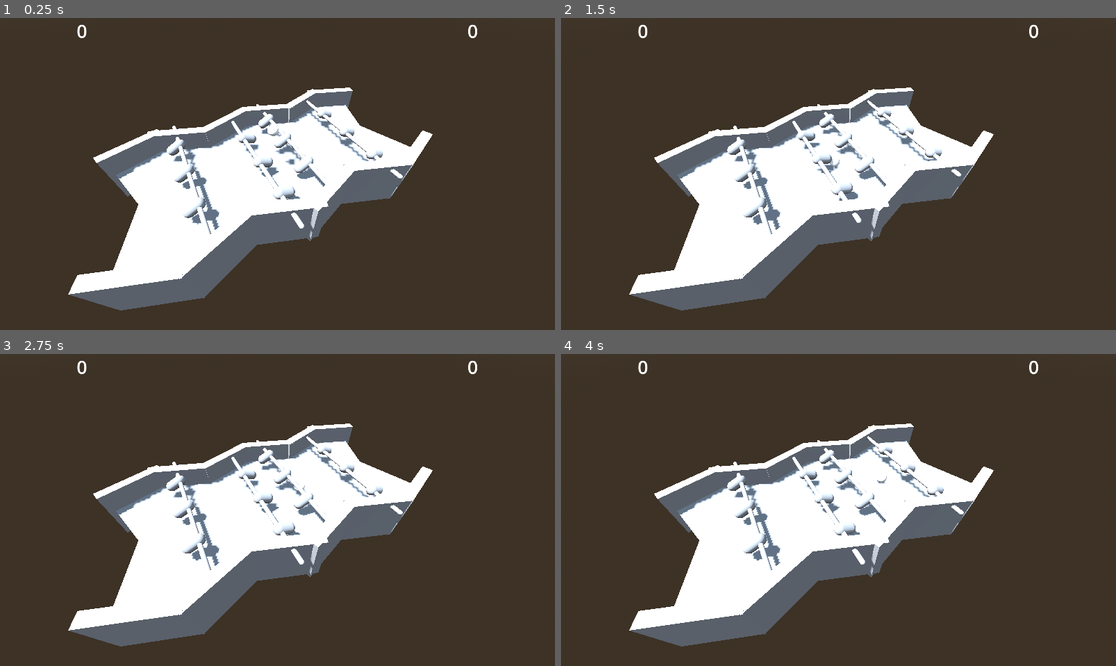
Above: before the commit, frames 1-4 (two rows, left to right).
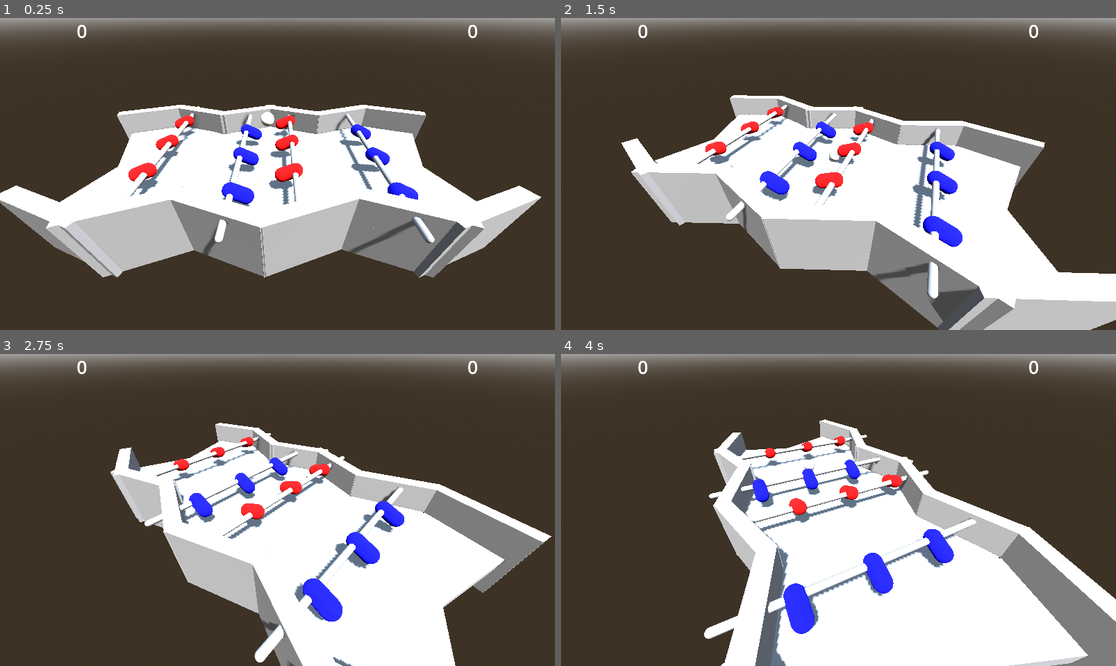
Above: after the commit, the same moments.

Repository: solacite/french-baby-feet
Game: Godot game, scene res://ui.tscn
Two runs of this game, one before a commit and one after it. Both use one fixed random seed, a clock stepped at 60 frames per second and the inputs below.
Inputs:
- Up to frame 1 (0.25 s): no input
- Up to frame 2 (1.5 s): tap Q (0) at 0.6 s; tap W (1) at 0.8, 1.35 s
- Up to frame 3 (2.75 s): tap O (2) at 1.55, 2.1 s; tap P (3) at 2.3 s
- Up to frame 4 (4 s): tap P (3) at 2.85 s; tap Q (0) at 3.05, 3.6 s; tap W (1) at 3.8 s

The runs differ from the first frame. In frame 1, 38% of the frame differs, in the area x 0-100%, y 0-94%; in frame 2, 42%; in frame 3, 42%; in frame 4, 46%, in the area x 0-100%, y 0-100%.

Commit message:
just use this lol

Diff:
--- a/im_node.tscn
+++ b/im_node.tscn
@@ -67,7 +67,11 @@
 radius = 0.2
 height = 15.0
 
-[sub_resource type="CapsuleMesh" id="CapsuleMesh_2ovx0"]
+[sub_resource type="StandardMaterial3D" id="StandardMaterial3D_m7ivn"]
+albedo_color = Color(1, 0, 0, 1)
+
+[sub_resource type="CapsuleMesh" id="CapsuleMesh_qhmma"]
+material = SubResource("StandardMaterial3D_m7ivn")
 
 [sub_resource type="CapsuleShape3D" id="CapsuleShape3D_m7ivn"]
 
@@ -75,18 +79,18 @@
 radius = 0.2
 height = 12.0
 
-[sub_resource type="Curve3D" id="Curve3D_droyi"]
-_data = {
-"points": PackedVector3Array(0, 0, 0, 0, 0, 0, -13.632731, 15.118021, -16.739075, 0, 0, 0, 0, 0, 0, 0, 0, 0),
-"tilts": PackedFloat32Array(0, 0)
-}
-point_count = 2
+[sub_resource type="StandardMaterial3D" id="StandardMaterial3D_jv6xn"]
+albedo_color = Color(0, 0, 1, 1)
+
+[sub_resource type="CapsuleMesh" id="CapsuleMesh_2ovx0"]
+material = SubResource("StandardMaterial3D_jv6xn")
 
 [sub_resource type="BoxShape3D" id="BoxShape3D_mibtd"]
 size = Vector3(15, 10, 1)
 
 [node name="Main" type="Node3D" unique_id=18269128 groups=["Main"]]
 script = ExtResource("1_m7ivn")
+cam_rotate_speed = 0.3
 ball_impulse = 2.0
 
 [node name="DirectionalLight3D" type="DirectionalLight3D" parent="." unique_id=1444006833]
@@ -243,15 +247,15 @@
 
 [node name="MeshInstance3D2" type="MeshInstance3D" parent="P1/Backline" unique_id=1282113013]
 transform = Transform3D(1, 0, 0, 0, 1, 0, 0, 0, 1, 0, -0.45430517, 0)
-mesh = SubResource("CapsuleMesh_2ovx0")
+mesh = SubResource("CapsuleMesh_qhmma")
 
 [node name="MeshInstance3D3" type="MeshInstance3D" parent="P1/Backline" unique_id=1369122513]
 transform = Transform3D(1, 0, 0, 0, 1, 0, 0, 0, 1, 4, -0.454, 0)
-mesh = SubResource("CapsuleMesh_2ovx0")
+mesh = SubResource("CapsuleMesh_qhmma")
 
 [node name="MeshInstance3D4" type="MeshInstance3D" parent="P1/Backline" unique_id=1581223043]
 transform = Transform3D(1, 0, 0, 0, 1, 0, 0, 0, 1, -4, -0.454, 0)
-mesh = SubResource("CapsuleMesh_2ovx0")
+mesh = SubResource("CapsuleMesh_qhmma")
 
 [node name="CollisionShape3D" type="CollisionShape3D" parent="P1/Backline" unique_id=94048992]
 transform = Transform3D(1, 0, 0, 0, 1, 0, 0, 0, 1, 0, -0.45, 0)
@@ -277,23 +281,22 @@
 mesh = SubResource("CapsuleMesh_ejafs")
 
 [node name="MeshInstance3D2" type="MeshInstance3D" parent="P1/Frontline" unique_id=123549465]
-transform = Transform3D(1, 0, 0, 0, 1, 0, 0, 0, 1, 0, -0.45430517, 0)
-mesh = SubResource("CapsuleMesh_2ovx0")
+transform = Transform3D(1, 0, 0, 0, 1, 0, 0, 0, 1, 0, -0.45, 0)
+mesh = SubResource("CapsuleMesh_qhmma")
 
 [node name="MeshInstance3D3" type="MeshInstance3D" parent="P1/Frontline" unique_id=1165400298]
-transform = Transform3D(1, 0, 0, 0, 1, 0, 0, 0, 1, 4, -0.454, 0)
-mesh = SubResource("CapsuleMesh_2ovx0")
+transform = Transform3D(1, 0, 0, 0, 1, 0, 0, 0, 1, 4, -0.45, 0)
+mesh = SubResource("CapsuleMesh_qhmma")
 
 [node name="MeshInstance3D4" type="MeshInstance3D" parent="P1/Frontline" unique_id=1446674280]
 transform = Transform3D(1, 0, 0, 0, 1, 0, 0, 0, 1, -4, -0.454, 0)
-mesh = SubResource("CapsuleMesh_2ovx0")
+mesh = SubResource("CapsuleMesh_qhmma")
 
 [node name="CollisionShape3D" type="CollisionShape3D" parent="P1/Frontline" unique_id=1347255549]
-transform = Transform3D(1, 0, 0, 0, 1, 0, 0, 0, 1, 0, -0.45, 0)
 shape = SubResource("CapsuleShape3D_m7ivn")
 
 [node name="CollisionShape3D2" type="CollisionShape3D" parent="P1/Frontline" unique_id=1373538049]
-transform = Transform3D(1, 0, 0, 0, 1, 0, 0, 0, 1, 4, -0.45000005, 0)
+transform = Transform3D(1, 0, 0, 0, 1, 0, 0, 0, 1, 0, -0.45, 0)
 shape = SubResource("CapsuleShape3D_m7ivn")
 
 [node name="CollisionShape3D3" type="CollisionShape3D" parent="P1/Frontline" unique_id=1869313603]
@@ -318,23 +321,23 @@
 mesh = SubResource("CapsuleMesh_ejafs")
 
 [node name="MeshInstance3D2" type="MeshInstance3D" parent="P2/Backline" unique_id=1206334090]
-transform = Transform3D(1, 0, 0, 0, 1, 0, 0, 0, 1, 0, -0.45430517, 0)
+transform = Transform3D(1, 0, 0, 0, 1, 0, 0, 0, 1, 4, -0.454, 0)
 mesh = SubResource("CapsuleMesh_2ovx0")
 
 [node name="MeshInstance3D3" type="MeshInstance3D" parent="P2/Backline" unique_id=768222060]
-transform = Transform3D(1, 0, 0, 0, 1, 0, 0, 0, 1, 4, -0.454, 0)
+transform = Transform3D(1, 0, 0, 0, 1, 0, 0, 0, 1, 0, -0.45, 0)
 mesh = SubResource("CapsuleMesh_2ovx0")
 
 [node name="MeshInstance3D4" type="MeshInstance3D" parent="P2/Backline" unique_id=471087825]
-transform = Transform3D(1, 0, 0, 0, 1, 0, 0, 0, 1, -4, -0.454, 0)
+transform = Transform3D(1, 0, 0, 0, 1, 0, 0, 0, 1, -4, -0.45, 0)
 mesh = SubResource("CapsuleMesh_2ovx0")
 
 [node name="CollisionShape3D" type="CollisionShape3D" parent="P2/Backline" unique_id=537680303]
-transform = Transform3D(1, 0, 0, 0, 1, 0, 0, 0, 1, 0, -0.45, 0)
+transform = Transform3D(1, 0, 0, 0, 1, 0, 0, 0, 1, 4, -0.45, 0)
 shape = SubResource("CapsuleShape3D_m7ivn")
 
 [node name="CollisionShape3D2" type="CollisionShape3D" parent="P2/Backline" unique_id=1767650960]
-transform = Transform3D(1, 0, 0, 0, 1, 0, 0, 0, 1, 4, -0.45000005, 0)
+transform = Transform3D(1, 0, 0, 0, 1, 0, 0, 0, 1, 0, -0.45, 0)
 shape = SubResource("CapsuleShape3D_m7ivn")
 
 [node name="CollisionShape3D3" type="CollisionShape3D" parent="P2/Backline" unique_id=928815147]
@@ -379,15 +382,6 @@
 [node name="CollisionShape3D4" type="CollisionShape3D" parent="P2/Frontline" unique_id=41645382]
 transform = Transform3D(-4.371139e-08, -1, 0, 1, -4.371139e-08, 0, 0, 0, 1, 0, 0, 0)
 shape = SubResource("CapsuleShape3D_qhmma")
-
-[node name="Camera3D" type="Camera3D" parent="." unique_id=825117622]
-transform = Transform3D(-0.46561497, 0.6550834, -0.59503657, 0, 0.6723673, 0.74021775, 0.8849874, 0.34465647, -0.31306428, -13.632731, 15.118021, -16.739075)
-
-[node name="CamPath" type="Path3D" parent="." unique_id=942154326]
-curve = SubResource("Curve3D_droyi")
-
-[node name="PathFollow3D" type="PathFollow3D" parent="CamPath" unique_id=1943362942]
-transform = Transform3D(-0.7753827, 0.3622383, -0.5172669, -1.4901163e-08, 0.8191192, 0.5736233, 0.6314916, 0.44477758, -0.6351309, -13.632731, 15.118021, -16.739075)
 
 [node name="P1Goal" type="Area3D" parent="." unique_id=544395576]
 transform = Transform3D(1, 0, 0, 0, 1, 0, 0, 0, 1, 0, 0, 4.5)
@@ -405,5 +399,11 @@
 [node name="CollisionShape3D" type="CollisionShape3D" parent="P2Goal" unique_id=1377108957]
 shape = SubResource("BoxShape3D_mibtd")
 
+[node name="CameraPivot" type="Node3D" parent="." unique_id=1909390862]
+transform = Transform3D(-1, 0, -8.742278e-08, 0, 1, 0, 8.742278e-08, 0, -1, 0, 0, -10)
+
+[node name="Camera3D" type="Camera3D" parent="CameraPivot" unique_id=825117622]
+transform = Transform3D(-0.074104905, 0.6235819, -0.7782378, 0, 0.7803835, 0.6253012, 0.99725044, 0.046337884, -0.057830248, -13.935639, 10.437468, -0.22549248)
+
 [connection signal="body_entered" from="P1Goal" to="." method="_on_p_1_goal_body_entered"]
 [connection signal="body_entered" from="P2Goal" to="." method="_on_p_2_goal_body_entered"]
--- a/main_script.gd
+++ b/main_script.gd
@@ -2,7 +2,21 @@
 
 @onready var UI = get_tree().get_first_node_in_group("UI")
 
+@onready var camera_pivot: Node3D = $CameraPivot
+
+@export var cam_rotate_speed = 0.5
 @export var ball_impulse = 0.5
+
+var cam_direction = 1
+# note that at Camera angle at 0 and 180 degrees the players basically reverse
+
+var super_fast_mode = false:
+	set(new):
+		super_fast_mode = new
+		if super_fast_mode:
+			Engine.time_scale = 2.5
+		else:
+			Engine.time_scale = 1.0
 
 const BALL = preload("uid://bbswd1qjburcp")
 
@@ -19,18 +33,25 @@
 	ball.apply_impulse(Vector3(randf_range(-ball_impulse, ball_impulse), randf_range(-ball_impulse, ball_impulse), randf_range(-ball_impulse, ball_impulse)))
 
 
-func _process(_delta: float) -> void:
+func _process(delta: float) -> void:
 	if Input.is_action_just_pressed("restart"):
 		get_tree().reload_current_scene()
 
+	camera_pivot.rotation.y += cam_rotate_speed * delta * cam_direction
+
+func goal(body: Node3D, player_num: int):
+	body.blow_up()
+	UI.player_score(player_num)
+	spawn_ball()
+	cam_direction *= -1
+
+	if randi_range(0, 3) == 0: # one in 4 chance
+		super_fast_mode = true
+	else:
+		super_fast_mode = false
 
 func _on_p_1_goal_body_entered(body: Node3D) -> void:
-	body.blow_up()
-	UI.player_score(1)
-	spawn_ball()
-
+	goal(body, 1)
 
 func _on_p_2_goal_body_entered(body: Node3D) -> void:
-	body.blow_up()
-	UI.player_score(2)
-	spawn_ball()
+	goal(body, 2)
